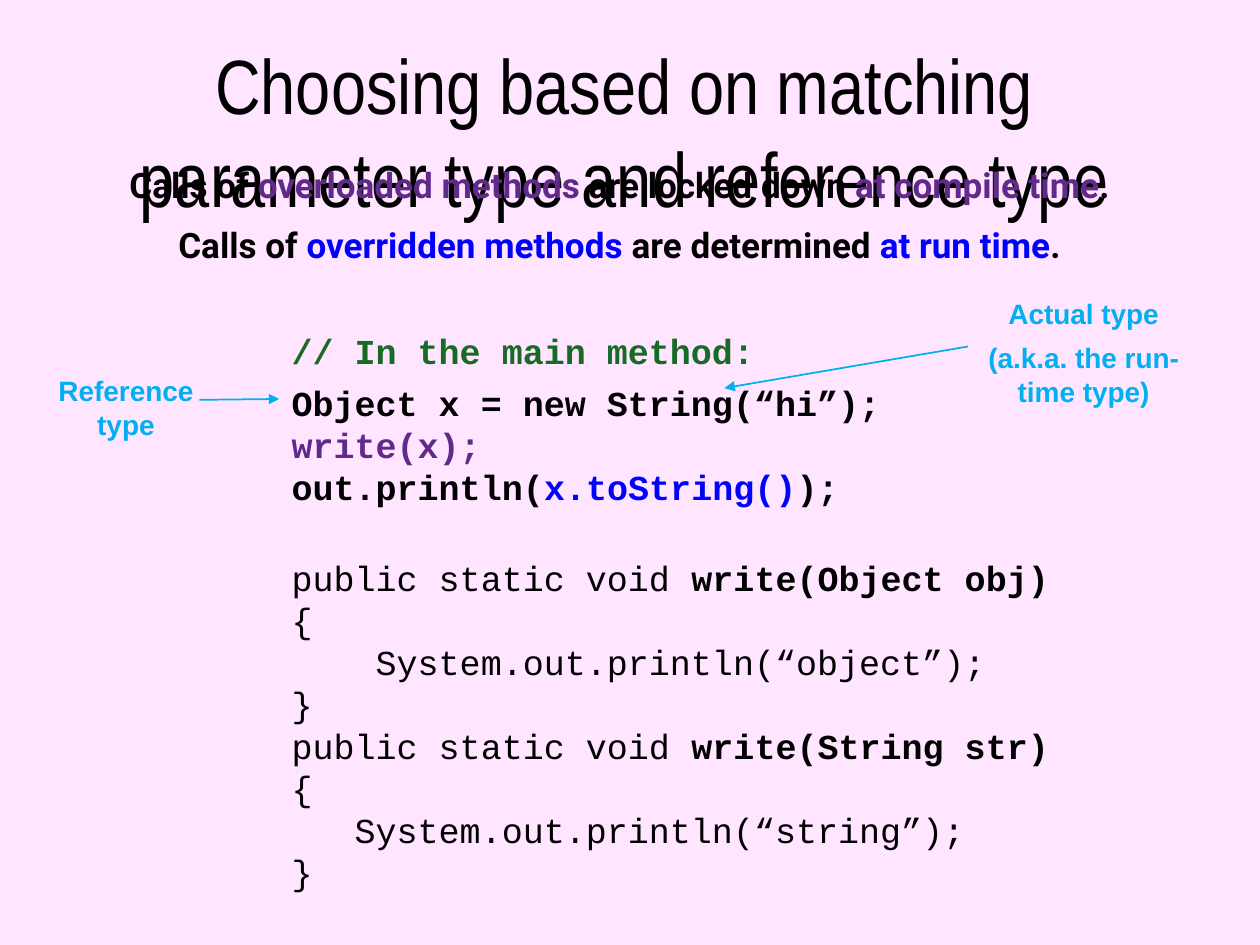
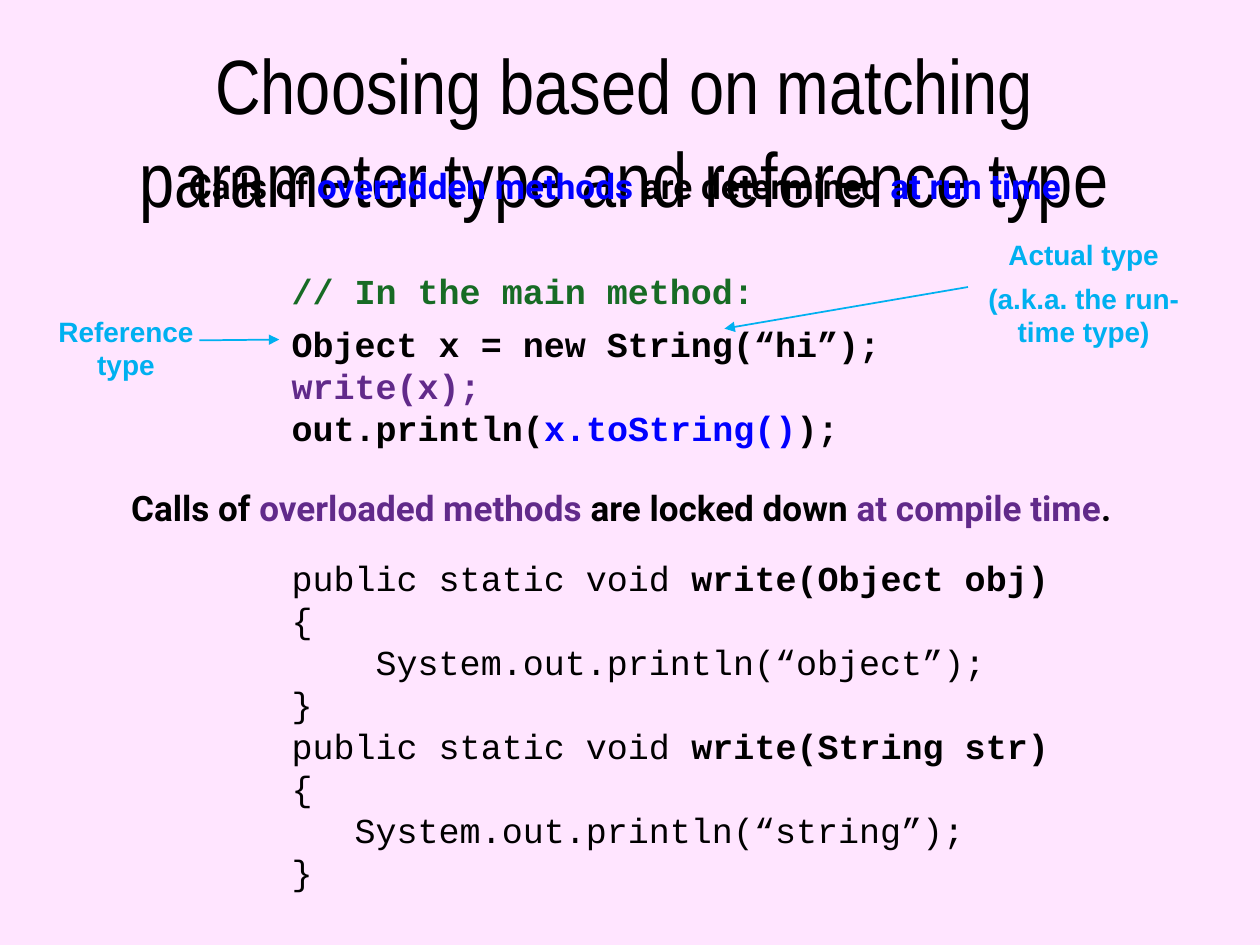
Before and after one commit to Cy-FairCS/cs3, a slide deck: slide 25 of u04b_abstractClasses/notes/_abstract_classes - Day 2.pptx (slide 26 before the commit). Drawn at 1260x945 pixels with LibreOffice and Linux fonts; fonts in the diff are those of the drawing. Boxes give left, top, right and bottom in pixels: in the first picture for what was removed or moved away, otherwise in the second. Text is boxed around its words. In the diff, an @@ line names an element or a change of style, - is before the commit and + after.

```diff
--- a/u04b_abstractClasses/notes/_abstract_classes - Day 2.pptx
+++ b/u04b_abstractClasses/notes/_abstract_classes - Day 2.pptx
@@ text added at [189,167,1071,208], 20 pt, text #0000FF, bold @@
+Calls of overridden methods are determined at run time.
@@ text at [178,231,1061,259]: paragraph removed @@
-Calls of overridden methods are determined at run time.
@@ 3 texts, 2 arrows: place and size @@
-3 texts, 2 arrows at [58,303,1179,508]
+3 texts, 2 arrows at [58,244,1179,449]
@@ text "Calls of overloaded methods are ...": place and size @@
-text "Calls of overloaded methods are ..." at [129,166,1110,259]
+text "Calls of overloaded methods are ..." at [131,494,1111,528]
```
Also in this commit, not shown: 4 other slides changed, 5 slides added, 6 slides removed.
